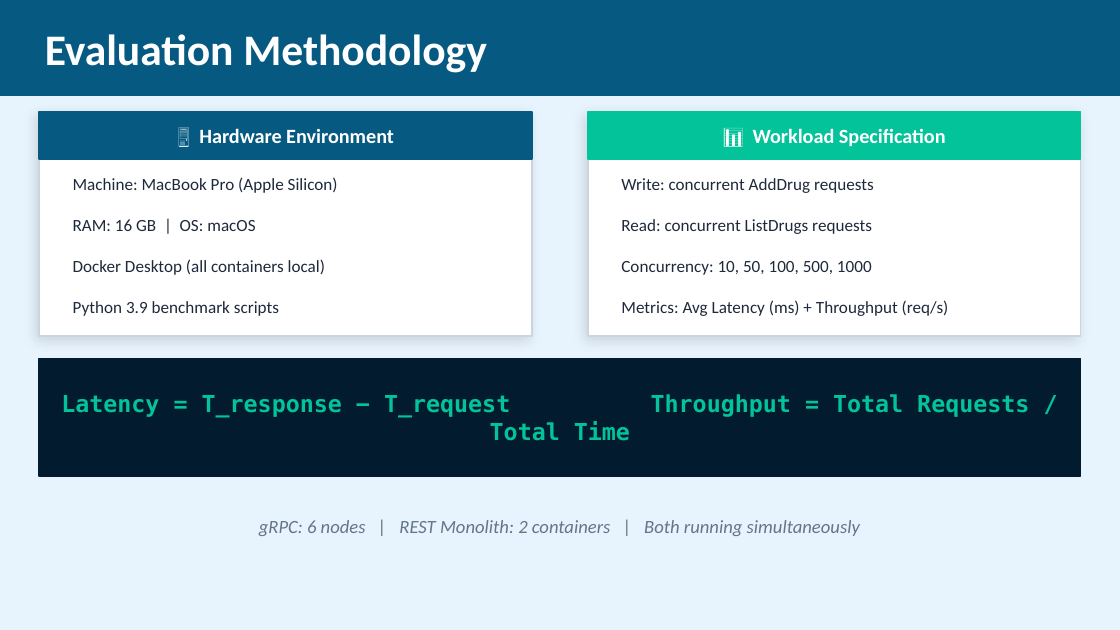
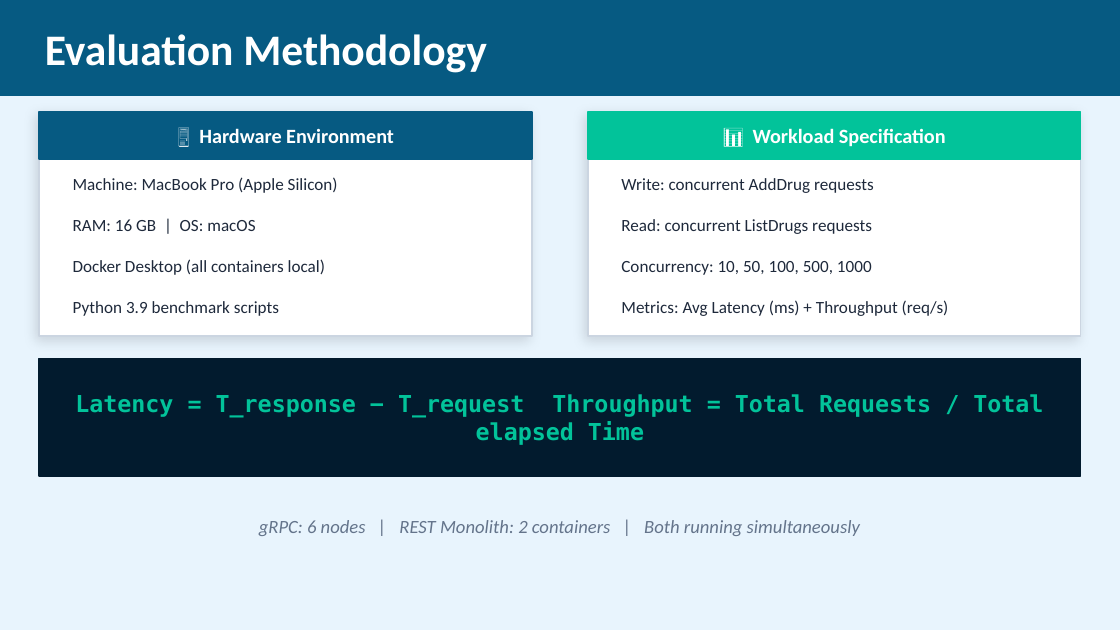
Before and after one commit to 030108ming/pharmacy_system, a slide deck: slide 6 of pharmacy_presentation .pptx. Drawn at 1120x630 pixels with LibreOffice and Linux fonts; fonts in the diff are those of the drawing. Boxes give left, top, right and bottom in pixels: in the first picture for what was removed or moved away, otherwise in the second. Text is boxed around its words. In the diff, an @@ line names an element or a change of style, - is before the commit and + after.

```diff
--- a/pharmacy_presentation .pptx
+++ b/pharmacy_presentation .pptx
@@ text at [75,394,1043,445]: text changed @@
-Latency = T_response − T_request Throughput = Total Requests / Total Time
+Latency = T_response − T_request Throughput = Total Requests / Total elapsed Time
```
Also in this commit, not shown: 1 other file.
